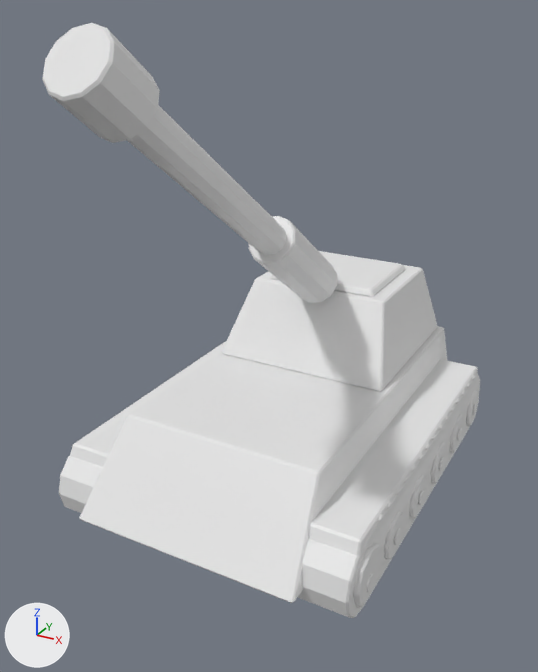
The glTF model art/units/artillery.glb: old version first, new version second.
Camera for both pictures: a 50 mm camera at (11.3, -22.2, 16.6) aimed at (-0.1, -1.5, 6.2). Lighting does not change. The marker at lower left points along +X, +Y and +Z. The picture after the commit comes second. Vertices at exactly the same position are counted once.

In view in the first picture: 'artillery'.
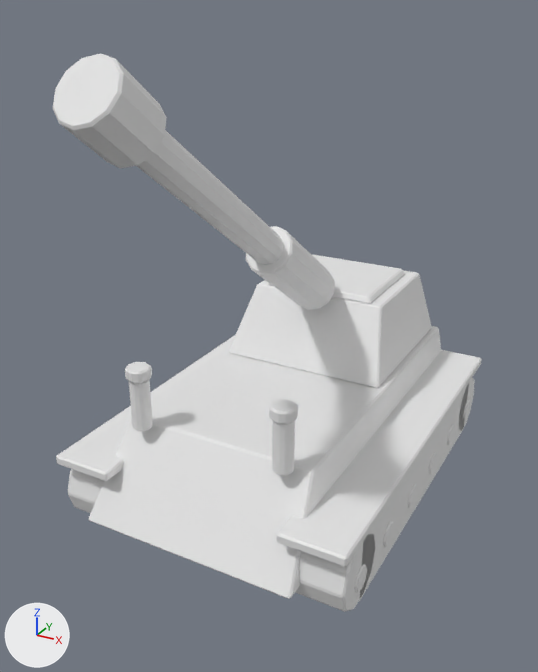
Edits to the bpy script that builds the scene:
```text
Change me_piece:
    used by ob_artillery; location = (0.0, 0.0, 0.0)
    remove me_piece.from_pydata(...)  # 2384 vertices, 4496 faces; spans x -5.6..5.6, y -10.4..9.4, z 0.0..16.3
    add me_piece.from_pydata(...)  # 1960 vertices, 3744 faces; spans x -5.3..5.3, y -10.2..9.2, z 0.0..15.7
    me_piece part 1: the loose piece of 32 vertices spanning x 5.5..5.6, y 1.2..1.7, z 0.8..1.4 is scaled about its middle by (1.5, 1.58, 1.58), then moved by (-0.3, 0.0, -0.1)
    me_piece part 2: the loose piece of 24 vertices spanning x -4.0..4.0, y -7.6..7.9, z 1.1..4.0 is scaled about its middle by (0.947, 0.985, 1.04), then moved by (0.0, 0.0, -0.1)
    me_piece part 3: the loose piece of 24 vertices spanning x -3.4..3.4, y 0.4..7.2, z 4.0..6.8 is scaled about its middle by (0.949, 0.951, 0.926), then moved by (0.0, 0.0, -0.1)
    me_piece part 4: the loose piece of 24 vertices spanning x -2.2..2.2, y 2.2..6.0, z 6.8..7.1 is moved by (0.0, -0.1, -0.2)
    me_piece part 5: the loose piece of 48 vertices spanning x -0.9..0.9, y -2.1..2.5, z 6.4..10.4 is moved by (0.0, -0.2, -0.2)
    me_piece part 6: the loose piece of 48 vertices spanning x -0.9..0.9, y -10.4..-7.9, z 13.8..16.3 is moved by (0.0, 0.2, -0.6)
    me_piece part 7: the loose piece of 48 vertices spanning x 5.3..5.6, y -6.6..-4.8, z 0.5..2.3 is multiplied about its middle by the matrix ((0.0, 0.0, -0.447), (0.0, 0.447, 0.0), (2.229, 0.0, 0.0)), then moved by (-2.9, 0.1, 4.6)
    me_piece part 8: the loose piece of 48 vertices spanning x -5.6..-5.3, y -6.6..-4.8, z 0.5..2.3 is multiplied about its middle by the matrix ((0.0, 0.0, -0.447), (0.0, -0.447, 0.0), (-2.229, 0.0, 0.0)), then moved by (2.9, 0.1, 4.6)
    me_piece part 9: the loose piece of 56 vertices spanning x 3.4..5.4, y -7.0..7.5, z 0.0..2.6 is rebuilt with 24 vertices and now spans x 3.2..5.2, y -5.6..6.2, z 0.0..2.5
    me_piece part 10: the loose piece of 56 vertices spanning x -5.4..-3.4, y -7.0..7.5, z 0.0..2.6 is rebuilt with 24 vertices and now spans x -5.2..-3.2, y -5.6..6.2, z 0.0..2.5
    me_piece part 11: the loose piece of 24 vertices spanning x 3.4..5.4, y -6.7..7.1, z 1.6..2.8 is rebuilt with 24 vertices and now spans x 3.1..5.3, y -7.0..7.6, z 2.5..2.8
    me_piece part 12: the loose piece of 24 vertices spanning x -5.4..-3.4, y -6.7..7.1, z 1.6..2.8 is rebuilt with 24 vertices and now spans x -5.3..-3.1, y -7.0..7.6, z 2.5..2.8
    me_piece part 13: 50 loose pieces with 1736 vertices, spanning x -5.6..5.6, y -6.5..7.0, z 0.3..2.7, are deleted
    me_piece part 14: 12 vertices removed from x 2.2..3.6, y 8.7..9.4, z 0.0..1.0; 700 vertices added at x 2.2..5.3, y -6.8..9.2, z 0.0..5.8
    me_piece part 15: 12 vertices removed from x -3.6..-2.2, y 8.7..9.4, z 0.0..1.0; 700 vertices added at x -5.3..-2.2, y -6.8..9.2, z 0.0..5.8
    me_piece part 16: 46 vertices removed from x -0.6..0.6, y -9.7..3.9, z 5.6..15.6; 46 vertices added at x -0.6..0.6, y -9.5..3.7, z 5.4..15.0
    other edits to the shape of me_piece do not show in these pictures
```

Boxes (x1, y1, x2, y2) around the edits, measured in the pictures (538 x 672 px; the box of a moved part takes in the faces that stretch with it):
'artillery', reshaped (6% shorter)
    before: (42, 23, 480, 618)
    after: (53, 53, 482, 612)
part 1 of me_piece, moved or reshaped
    before: (439, 457, 445, 471)
    after: (429, 452, 437, 474)
part 2 of me_piece, moved or reshaped
    before: (80, 326, 448, 603)
    after: (89, 326, 441, 599)
part 3 of me_piece, moved or reshaped
    before: (222, 265, 438, 392)
    after: (229, 270, 432, 388)
part 4 of me_piece, moved or reshaped
    before: (270, 251, 406, 297)
    after: (268, 255, 405, 304)
part 5 of me_piece, moved or reshaped
    before: (249, 216, 337, 303)
    after: (246, 226, 335, 310)
part 6 of me_piece, moved or reshaped
    before: (42, 23, 160, 143)
    after: (53, 53, 167, 168)
part 7 of me_piece, moved or reshaped
    before: (353, 543, 381, 606)
    after: (269, 399, 298, 424)
part 8 of me_piece, moved or reshaped (not visible before)
    after: (125, 362, 152, 383)
part 9 of me_piece, rebuilt
    before: (298, 375, 480, 618)
    after: (358, 384, 469, 602)
part 10 of me_piece, rebuilt (not visible afterwards)
    before: (59, 456, 103, 513)
part 11 of me_piece, rebuilt
    before: (309, 359, 479, 586)
    after: (276, 350, 482, 566)
part 12 of me_piece, rebuilt
    before: (70, 341, 226, 467)
    after: (56, 335, 235, 481)
part 13 of me_piece, deleted
    before: (355, 375, 479, 608)
part 14 of me_piece, cut back
    after: (272, 377, 475, 612)
part 15 of me_piece, reshaped
    after: (68, 379, 153, 513)
part 16 of me_piece, moved or reshaped
    before: (127, 105, 286, 255)
    after: (137, 130, 284, 265)
